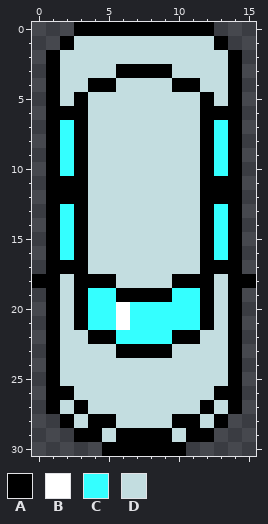
Two versions of one pixel-art sprite, assets/white-car.png. The first picture shows the starting point.
The file is 128x248 pixels, drawn in blocks of 8x8; one block is one cell here.
Palette (. is transparent): A #000000  B #ffffff  C #34ffff  D #c3dde0
Pixels before, first column x 0:
 0 ...AAAAAAAAAA...
 1 ..ADDDDDDDDDDA..
 2 .ADDDDDDDDDDDDA.
 3 .ADDDDAAAADDDDA.
 4 .ADDAADDDDAADDA.
 5 .ADADDDDDDDDADA.
 6 .AAADDDDDDDDAAA.
 7 .ACADDDDDDDDACA.
 8 .ACADDDDDDDDACA.
 9 .ACADDDDDDDDACA.
10 .ACADDDDDDDDACA.
11 .AAADDDDDDDDAAA.
12 .AAADDDDDDDDAAA.
13 .ACADDDDDDDDACA.
14 .ACADDDDDDDDACA.
15 .ACADDDDDDDDACA.
16 .ACADDDDDDDDACA.
17 .AAADDDDDDDDAAA.
18 AADAAADDDDAAADAA
19 .ADACCAAAACCADA.
20 .ADACCBCCCCCADA.
21 .ADACCBCCCCCADA.
22 .ADDAACCCCAADDA.
23 .ADDDDAAAADDDDA.
24 .ADDDDDDDDDDDDA.
25 .ADDDDDDDDDDDDA.
26 .AADDDDDDDDDDAA.
27 .ADADDDDDDDDADA.
28 ..ADAADDDDAADA..
29 ...AADAAAADAA...
30 .....AAAAAA.....
New version:
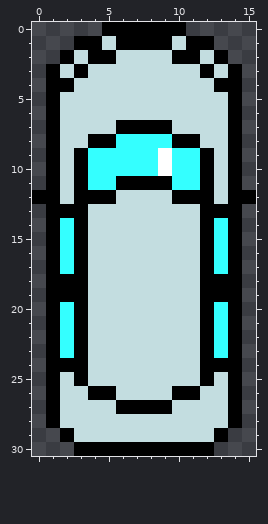
The exact change:
The edit adds colour A in row 12 at x 0 and 15; in row 28 at x 1 and 14; in row 29 at x 2 and 13; in row 30 at x 3 to 4 and 11 to 12.
Colour C gives way to colour A in row 13 at x 2 and 13.
Colour D gives way to colour A in row 1 at x 3 to 4, 6 to 9 and 11 to 12; in row 2 at x 2, 4 to 5, 10 to 11 and 13; in row 3 at x 3 and 12; in row 4 at x 2 and 13; in row 7 at x 6 to 9; in row 8 at x 4 to 5 and 10 to 11.
Colour D gives way to colour A in row 11 at x 6 to 9; in row 12 at x 4 to 5 and 10 to 11; in rows 18 to 19 at x 2 and 13; in rows 22 to 23 at x 3 and 12; in row 24 at x 2 to 3 and 12 to 13; in row 25 at x 3 and 12.
Colour D gives way to colour A in row 26 at x 4 to 5 and 10 to 11; in row 27 at x 6 to 9.
Colour D gives way to colour B in rows 9 to 10 at x 9.
Colour A gives way to colour C in row 17 at x 2 and 13.
Colour D gives way to colour C in row 8 at x 6 to 9; in rows 9 to 10 at x 4 to 8 and 10 to 11; in row 11 at x 4 to 5 and 10 to 11; in rows 20 to 23 at x 2 and 13.
Colour A gives way to colour D in row 3 at x 6 to 9; in row 4 at x 4 to 5 and 10 to 11; in row 5 at x 3 and 12; in row 6 at x 2 to 3 and 12 to 13; in rows 7 to 8 at x 3 and 12; in rows 11 to 12 at x 2 and 13.
Colour A gives way to colour D in row 18 at x 4 to 5 and 10 to 11; in row 19 at x 6 to 9; in row 22 at x 4 to 5 and 10 to 11; in row 23 at x 6 to 9; in row 26 at x 2 and 13; in row 27 at x 3 and 12.
Colour A gives way to colour D in row 28 at x 2, 4 to 5, 10 to 11 and 13; in row 29 at x 3 to 4, 6 to 9 and 11 to 12.
Colour B gives way to colour D in rows 20 to 21 at x 6.
Colour C gives way to colour D in rows 7 to 10 at x 2 and 13; in row 19 at x 4 to 5 and 10 to 11; in rows 20 to 21 at x 4 to 5 and 7 to 11; in row 22 at x 6 to 9.
Colour A is gone in row 0 at x 3 to 4 and 11 to 12; in row 1 at x 2 and 13; in row 2 at x 1 and 14; in row 18 at x 0 and 15.
